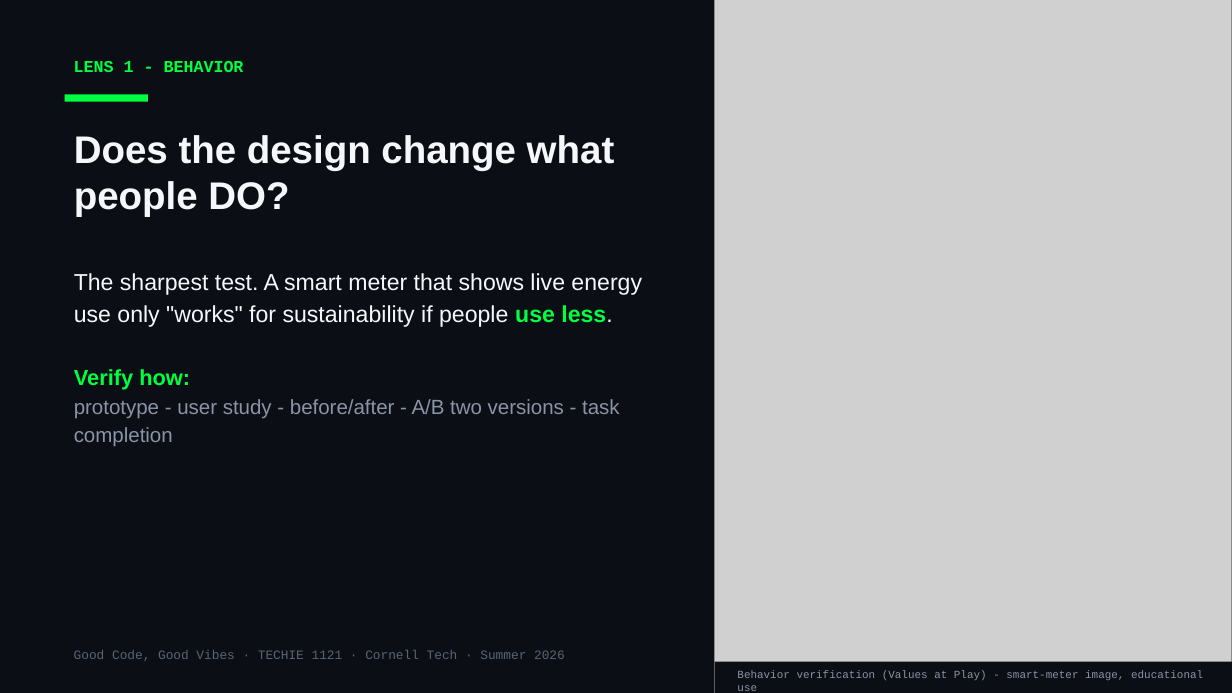
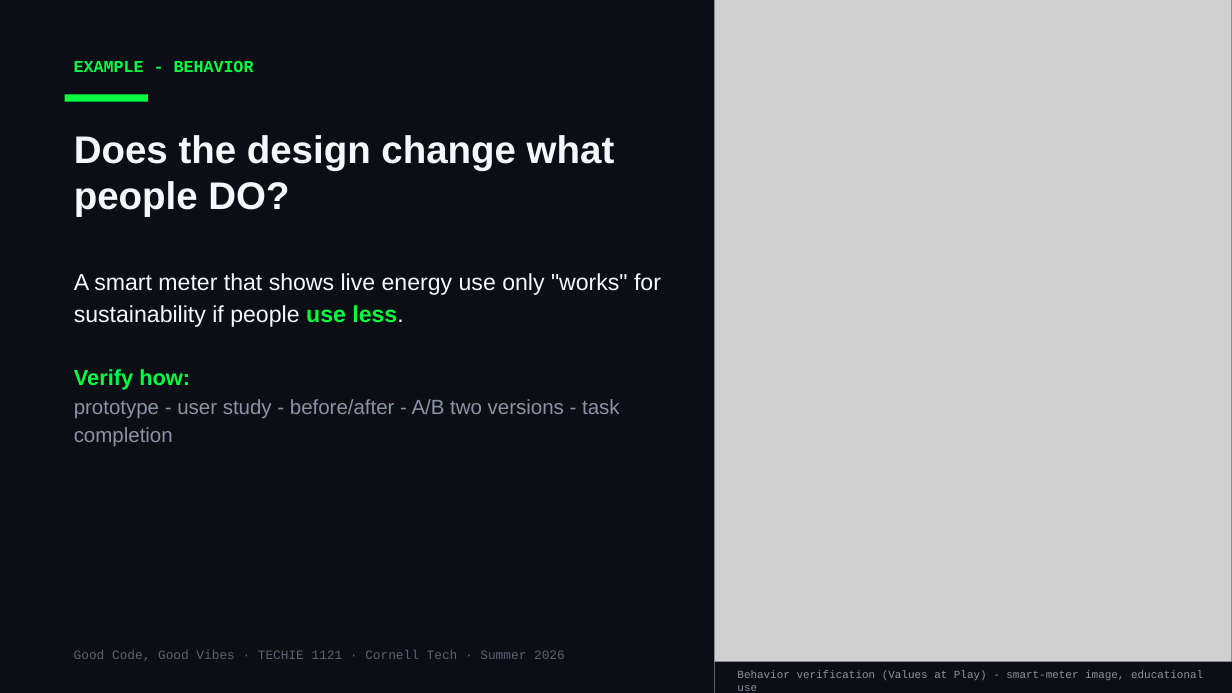
Before and after one commit to Cornell-Tech-Vibe-Coding-Summer-2026/website, a slide deck: slide 8 of slides/Week3-Tue-User-Testing-II.pptx (slide 7 before the commit). Drawn at 1232x693 pixels with LibreOffice and Linux fonts; fonts in the diff are those of the drawing; grey boxes stand for pictures. Boxes give left, top, right and bottom in pixels: in the first picture for what was removed or moved away, otherwise in the second. Text is boxed around its words. In the diff, an @@ line names an element or a change of style, - is before the commit and + after.

```diff
--- a/slides/Week3-Tue-User-Testing-II.pptx
+++ b/slides/Week3-Tue-User-Testing-II.pptx
@@ text at <box>74,61,254,72</box>: text changed @@
-LENS 1 - BEHAVIOR
+EXAMPLE - BEHAVIOR
@@ text at <box>74,273,661,327</box>: text changed @@
-The sharpest test. A smart meter that shows live energy use only "works" for sustainability if people use less.
+A smart meter that shows live energy use only "works" for sustainability if people use less.
```
Also in this commit, not shown: 11 other slides changed, 3 slides added, 1 slide removed, 2 other files.
